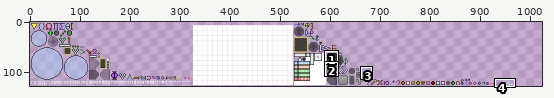
A sprite sheet gets an edit: android/assets/textures/textures.png. The picture above shows the old version from afar; the outline marks the close-up.
Close-up. First the earlier version:
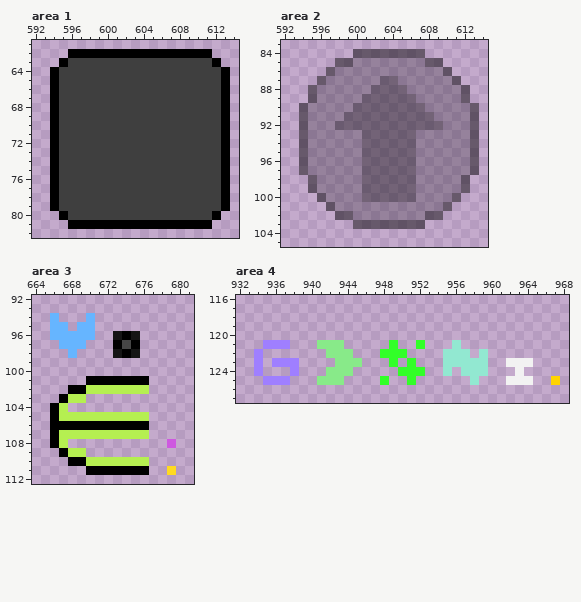
The file is 1024x128 pixels. Pixels under 10% opacity are left out. Colours within 5 levels of each other are drawn and written as one. Shown: area 1: x 592..614, y 61..82; area 2: x 592..614, y 83..105; area 3: x 664..681, y 92..112; area 4: x 932..968, y 116..127. The commit also changed other parts of the picture, which this record leaves out.
Once edited:
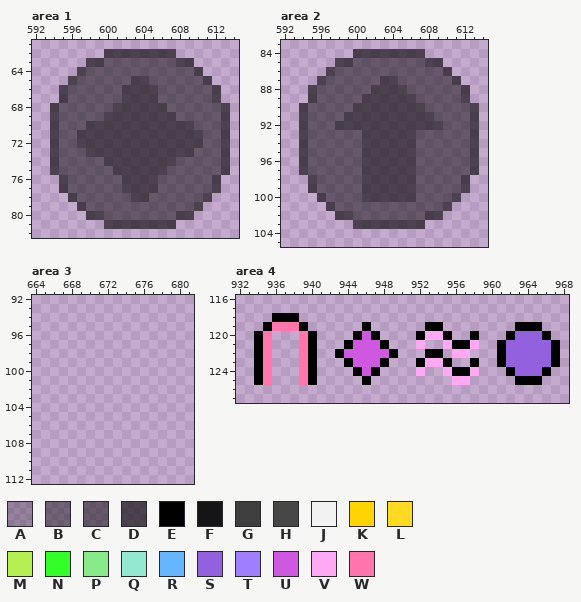
Palette (. is transparent): A #0000003c  B #0000006a  C #00000079  D #0000009b  E #000000  F #151515  G #3f3f3f  H #464646  J #f2f2f2  K #ffd400  L #ffda21  M #b5ef51  N #32ff28  P #88ea89  Q #92e8d1  R #66b5ff  S #9361dd  T #9f7fff  U #ce59e0  V #ffa8f4  W #ff75ac
From old to new:
Area 1:
y 62: x 596..611 EEEEEEEEEEEEEEEE -> ....DDDDDDDD....
y 63: x 595..612 EGGGGGGGGGGGGGGGGE -> ...DDCCCCCCCCDD...
y 64: x 594..613 EGGGGGGGGGGGGGGGGGGE -> ...DCCCCCCCCCCCCD...
y 65: x 594..613 EGGGGGGGGGGGGGGGGGGE -> ..DCCCCCCDDCCCCCCD..
y 66..67: x 594..613 EGGGGGGGGGGGGGGGGGGE -> .DCCCCCCDDDDCCCCCCD.
y 68: x 594..613 EGGGGGGGGGGGGGGGGGGE -> DCCCCCCDDDDDDCCCCCCD
y 69: x 594..613 EGGGGGGGGGGGGGGGGGGE -> DCCCCCDDDDDDDDCCCCCD
y 70: x 594..613 EGGGGGGGGGGGGGGGGGGE -> DCCCDDDDDDDDDDDDCCCD
y 71..72: x 594..613 EGGGGGGGGGGGGGGGGGGE -> DCCDDDDDDDDDDDDDDCCD
y 73: x 594..613 EGGGGGGGGGGGGGGGGGGE -> DCCCDDDDDDDDDDDDCCCD
y 74: x 594..613 EGGGGGGGGGGGGGGGGGGE -> DCCCCCDDDDDDDDCCCCCD
y 75: x 594..613 EGGGGGGGGGGGGGGGGGGE -> DCCCCCCDDDDDDCCCCCCD
y 76..77: x 594..613 EGGGGGGGGGGGGGGGGGGE -> .DCCCCCCDDDDCCCCCCD.
y 78: x 594..613 EGGGGGGGGGGGGGGGGGGE -> ..DCCCCCCDDCCCCCCD..
y 79: x 594..613 EGGGGGGGGGGGGGGGGGGE -> ...DCCCCCCCCCCCCD...
y 80: x 595..612 EGGGGGGGGGGGGGGGGE -> ...DDCCCCCCCCDD...
y 81: x 596..611 EEEEEEEEEEEEEEEE -> ....DDDDDDDD....
Area 2:
y 84: x 600..607 CCCCCCCC -> DDDDDDDD
y 85: x 598..609 CCAAAAAAAACC -> DDCCCCCCCCDD
y 86: x 597..610 CAAAAAAAAAAAAC -> DCCCCCCCCCCCCD
y 87: x 596..611 CAAAAAABBAAAAAAC -> DCCCCCCDDCCCCCCD
y 88: x 595..612 CAAAAAABBBBAAAAAAC -> DCCCCCCDDDDCCCCCCD
y 89: x 595..612 CAAAAABBBBBBAAAAAC -> DCCCCCDDDDDDCCCCCD
y 90: x 594..613 CAAAAABBBBBBBBAAAAAC -> DCCCCCDDDDDDDDCCCCCD
y 91: x 594..613 CAAAABBBBBBBBBBAAAAC -> DCCCCDDDDDDDDDDCCCCD
y 92: x 594..613 CAAABBBBBBBBBBBBAAAC -> DCCCDDDDDDDDDDDDCCCD
y 93..97: x 594..613 CAAAAAABBBBBBAAAAAAC -> DCCCCCCDDDDDDCCCCCCD
y 98..99: x 595..612 CAAAAABBBBBBAAAAAC -> DCCCCCDDDDDDCCCCCD
y 100: x 596..611 CAAAABBBBBBAAAAC -> DCCCCDDDDDDCCCCD
y 101: x 597..610 CAAAAAAAAAAAAC -> DCCCCCCCCCCCCD
y 102: x 598..609 CCAAAAAAAACC -> DDCCCCCCCCDD
y 103: x 600..607 CCCCCCCC -> DDDDDDDD
Area 3:
y 94: x 666 R -> .; x 670 R -> .
y 95: x 666..667 RR -> ..; x 669..670 RR -> ..
y 96: x 666..670 RRRRR -> .....; x 673..675 FEF -> ...
y 97: x 667..669 RRR -> ...; x 673..675 EHE -> ...
y 98: x 668 R -> .; x 673..675 FEF -> ...
y 101: x 670..676 EEEEEEE -> .......
y 102: x 668..676 EEMMMMMMM -> .........
y 103: x 667..669 EMM -> ...
y 104: x 666..667 EM -> ..
y 105: x 666..676 EMMMMMMMMMM -> ...........
y 106: x 666..676 EEEEEEEEEEE -> ...........
y 107: x 666..676 EMMMMMMMMMM -> ...........
y 108: x 666..667 EM -> ..; x 679 U -> .
y 109: x 667..669 EMM -> ...
y 110: x 668..676 EEMMMMMMM -> .........
y 111: x 670..676 EEEEEEE -> .......; x 679 L -> .
Area 4:
y 118: x 936..938 ... -> EEE
y 119: x 935..939 ..... -> EWWWE; x 946 . -> E; x 953..954 .. -> EE; x 963..965 ... -> EEE
y 120: x 934..935 .. -> EW; x 939..940 .. -> WE; x 945..947 ... -> EUE; x 952..955 .... -> EVVE; x 958 . -> E; x 962..966 ..... -> ESSSE
y 121: x 934..937 .TTT -> EW..; x 939..949 ..PPP.....N -> WE...EUUUE.; x 952 N -> V; x 955..958 .Q.. -> VEEV; x 961..967 ....... -> ESSSSSE
y 122: x 934..935 T. -> EW; x 939..940 .. -> WE; x 942..950 PPP...NNN -> .EUUUUUE.; x 953..957 ..QQQ -> EE.VV; x 959 Q -> .; x 961..967 ....... -> ESSSSSE
y 123: x 934..940 T.TTT.. -> EW...WE; x 943..949 PPP...N -> .EUUUE.; x 951..959 N...QQQQQ -> .EVVE..E.; x 961..967 .JJJ... -> ESSSSSE
y 124: x 934..935 T. -> EW; x 938..940 T.. -> .WE; x 942..947 PPP... -> ...EUE; x 950..952 NNN -> ..V; x 955..959 Q.QQQ -> VEEV.; x 962..966 .J... -> ESSSE
y 125: x 934..937 .TTT -> EW..; x 939..943 ..PPP -> WE...; x 946 . -> E; x 948 N -> .; x 951 N -> .; x 956..958 ..Q -> VV.; x 962..965 JJJ. -> .EEE; x 967 K -> .
Boxes around the changes in both close-ups, in picture pixels (x1, y1, x2, y2):
changed: (50, 49, 230, 229)
changed: (299, 49, 479, 229)
erased: (50, 313, 176, 475)
changed: (254, 313, 560, 385)
